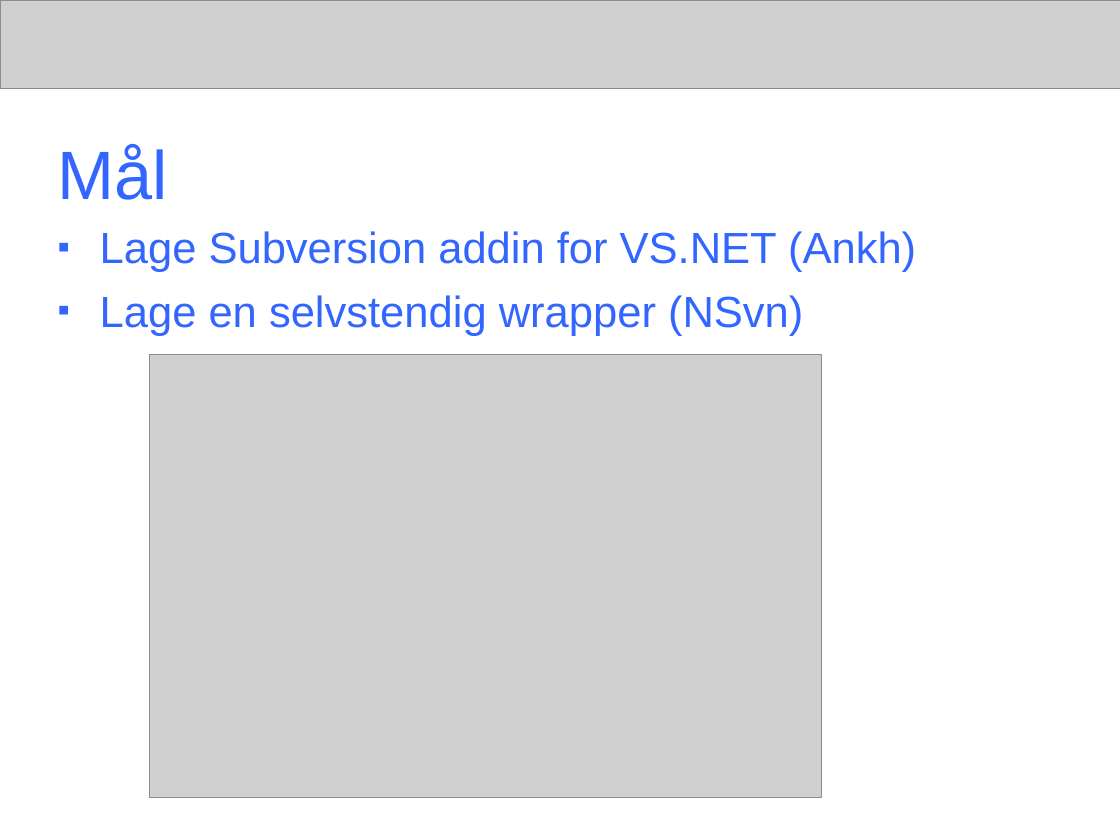
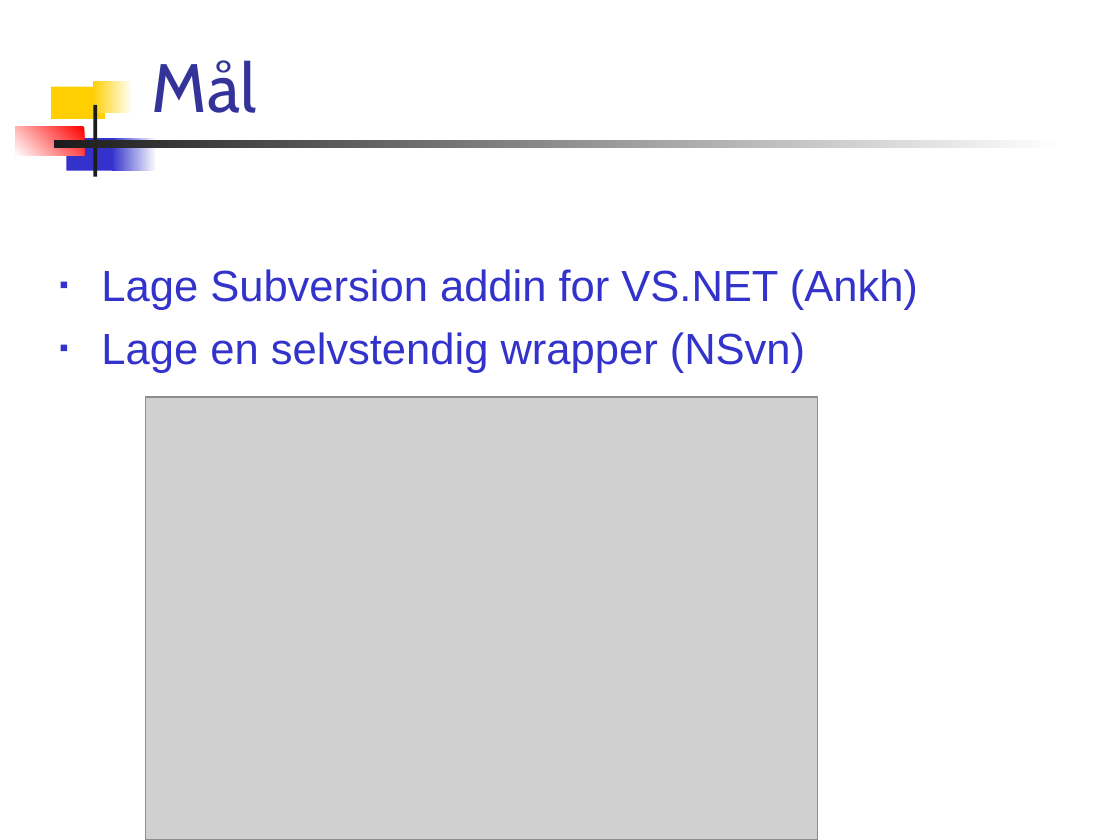
Before and after one commit to windygu/AnkhSVN, a slide deck: slide 7 of doc/powerpoint/Subversion_addin_for_VS.NET.ppt. Drawn at 1120x840 pixels with LibreOffice and Linux fonts; fonts in the diff are those of the drawing; grey boxes stand for pictures. Boxes give left, top, right and bottom in pixels: in the first picture for what was removed or moved away, otherwise in the second. Text is boxed around its words. In the diff, an @@ line names an element or a change of style, - is before the commit and + after.

Commit message:
* Changed the layout back to a template.   Change the template if you want to make changes such as font, colour, bg image. * Added image of the work schedule. * Removed the banner. * Changed some text, and fixed typos.

```diff
--- a/doc/powerpoint/Subversion_addin_for_VS.NET.ppt
+++ b/doc/powerpoint/Subversion_addin_for_VS.NET.ppt
@@ picture removed at (0,0,1120,88) @@
@@ title "Mål": place and size @@
-title "Mål" at (58,145,168,200)
+title "Mål" at (152,60,256,113)
@@ title "Mål" at (152,60,256,113): font Arial to Cabin, text colour #3366FF to #333399; vertical alignment middle to bottom @@
@@ rectangle added at (52,86,105,119), fill #FFCF01 @@
@@ rectangle added at (93,81,133,113), fill gradient #FFFFFF to #FFCF01 @@
@@ rectangle added at (93,105,96,177), fill #1C1C1C @@
@@ rectangle added at (16,127,84,156), fill gradient #FF0000 to #FFFFFF @@
@@ rectangle added at (54,140,1062,149), fill gradient #FFFFFF to #1C1C1C @@
@@ rectangle added at (66,138,118,170), fill #3333CC @@
@@ rectangle added at (112,138,157,170), fill gradient #FFFFFF to #3333CC @@
@@ text "Lage Subversion addin for VS.NET ...": place and size @@
-text "Lage Subversion addin for VS.NET ..." at (100,231,916,336)
+text "Lage Subversion addin for VS.NET ..." at (101,269,918,373)
@@ text "Lage Subversion addin for VS.NET ..." at (101,269,918,373): text colour #3366FF to #3333CC; bullet colour #3366FF to #3333CC @@
@@ picture: place and size @@
-picture at (149,355,821,799)
+picture at (146,398,818,840)
```
Also in this commit, not shown: 20 other slides changed, 1 slide added, 1 slide removed.
